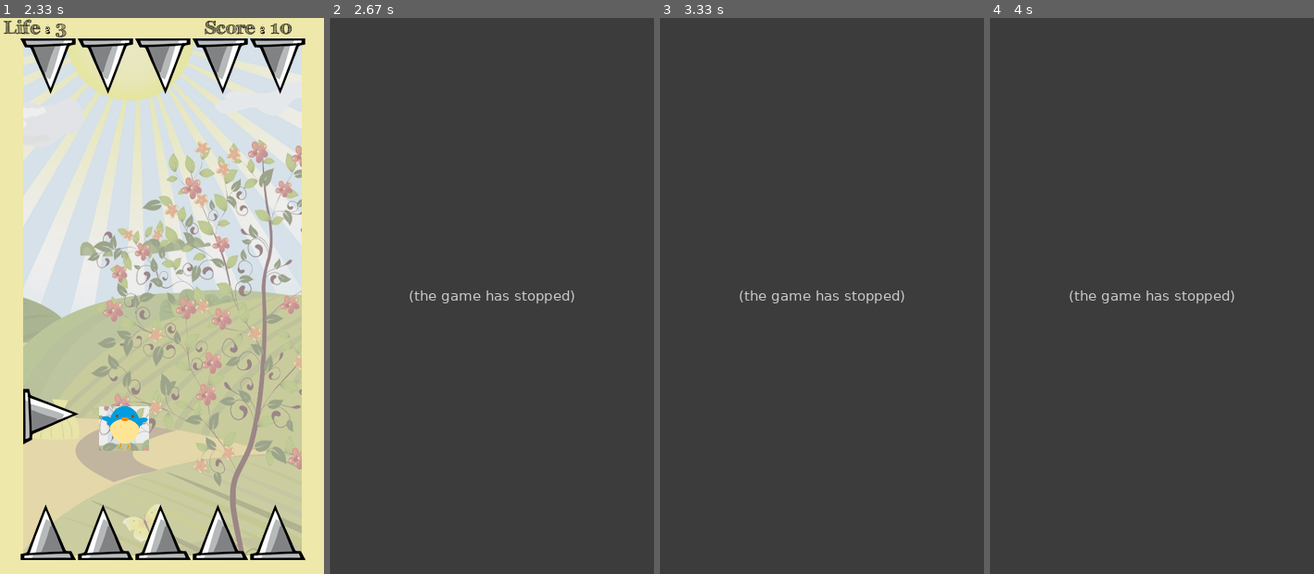
Above: before the commit, frames 1-4 (left to right).
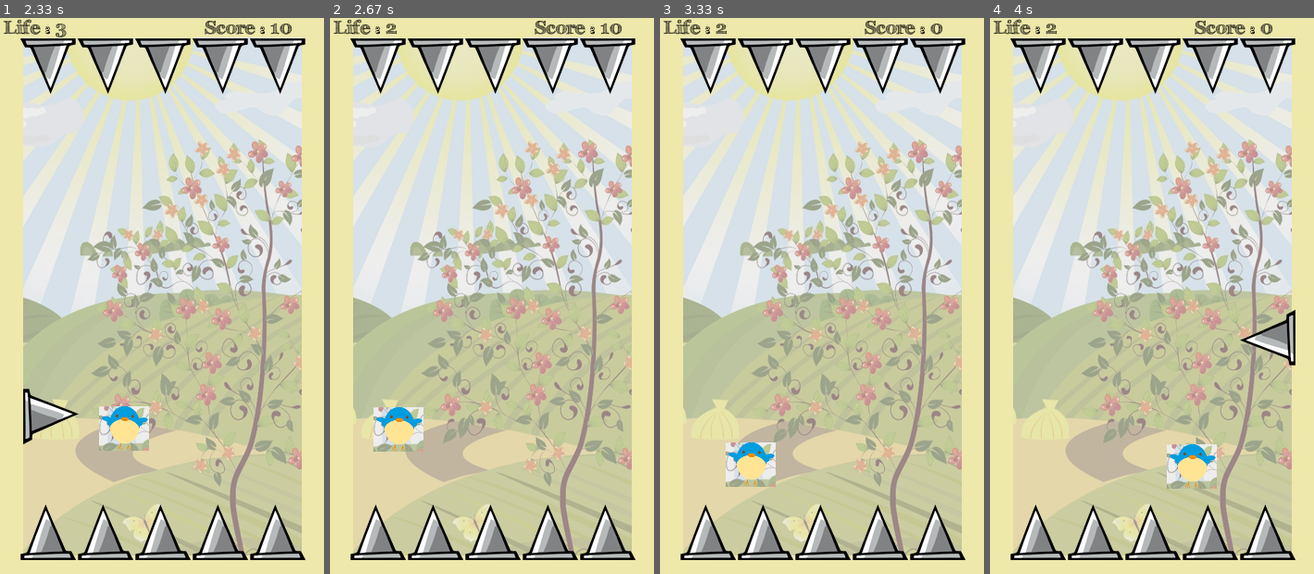
Above: after the commit, the same moments.

Repository: CharlyJazz/Pygame-Dont-touch-the-Spike
Game: pygame game, started from Main.py
Same seed, same stepped clock (60 frames per second), same inputs: the game is played once before the commit and once after it. The source is Python 2; it was converted automatically to run under Python 3.
Inputs:
- Up to frame 1 (2.33 s): tap Space at 0.33, 0.67, 1.07, 1.37, 1.57, 1.9, 2.2 s
- Up to frame 2 (2.67 s): tap Space at 2.4 s
- Up to frame 3 (3.33 s): tap Space at 2.7, 2.97, 3.3 s
- Up to frame 4 (4 s): tap Space at 3.6, 3.73 s

Frame 1 is identical in both runs. In frame 2, 100% of the frame differs, in the area x 0-100%, y 0-100%; in frame 3, 100%; in frame 4, 99%.
Error before the commit: TypeError: '>=' not supported between instances of 'int' and 'list' (Main.py line 77); the game stopped at 2.45 s (later frames are placeholders)

Commit message:
+ collision accuracy

Diff:
--- a/Main.py
+++ b/Main.py
@@ -71,23 +71,22 @@
 
     def collition(self):
             """"El la primera condicion if evalua la collicion del pajaro con las
-            puas, las otras dos con las puas de los estremos inferior y superior
-            Problem: La colision no funciona con una lista, crear un bucle for
-            que itere por todas las posiciones de y"""
-            if self.rectCharacter[0] >=  self.Spike_x and self.rectCharacter[0] <= self.Spike_x + 60 and (self.rectCharacter[1] >= self.Spike_List_y and self.rectCharacter[1] <= self.Spike_List_y + 60): #Si estan a la misma altura, y toca el parajo la pared.
-                    while self.collitionActive == False:
-                        self.score -= 10
-                        self.life -= 1
-                        self.HandlingLife = Create_life(self.life)
-                        self.collitionActive = True
-
-            elif self.rectCharacter[1] < 80: #TOP
+            puas, las otras dos con las puas de los estremos inferior y superior"""
+            for n in self.Spike_List_y:
+                if self.rectCharacter[0] >=  self.Spike_x -10  and self.rectCharacter[0] <= self.Spike_x + 60 and (self.rectCharacter[1] >= n-40 and self.rectCharacter[1] <= n + 60):
+                        while self.collitionActive == False:
+                            self.score -= 10
+                            self.life -= 1
+                            self.HandlingLife = Create_life(self.life)
+                            self.collitionActive = True
+
+            if self.rectCharacter[1] < 80: #TOP
                 while self.collitionActive == False:
                     self.score -= 10
                     self.life -= 1
                     self.exit_game()
 
-            elif self.rectCharacter[1] >= HEIGHT - 130 and self.rectCharacter[1] <= HEIGHT: #BOTTOM
+            if self.rectCharacter[1] >= HEIGHT - 130 and self.rectCharacter[1] <= HEIGHT: #BOTTOM
                 while self.collitionActive == False:
                     self.score -= 10
                     self.life -= 1
Not shown, removed: jump.mp3
Not shown, removed: m.mp3
